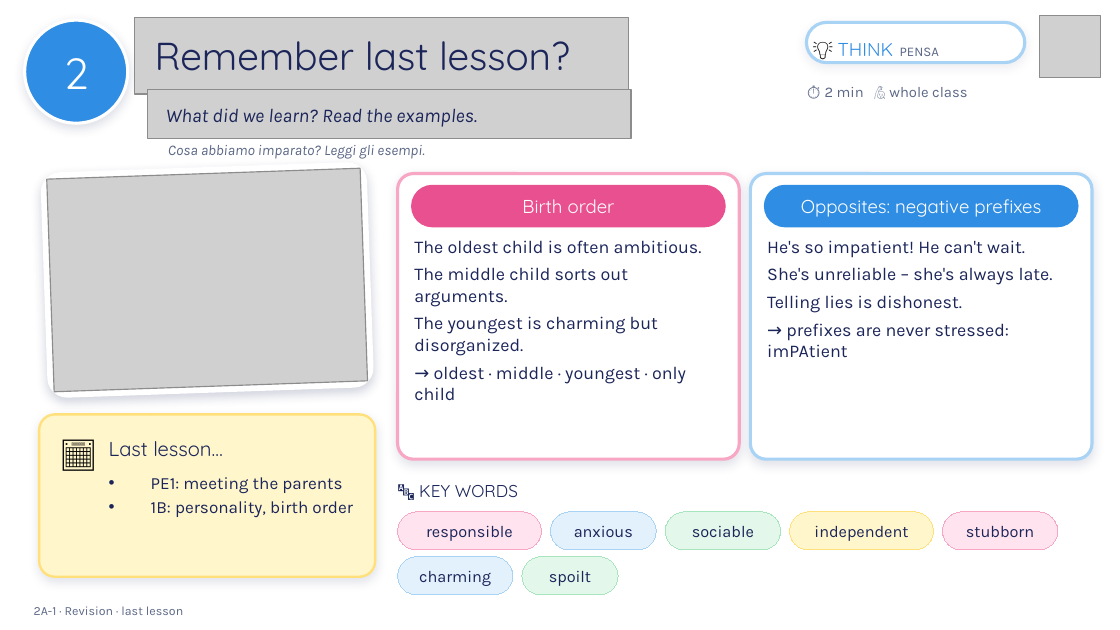
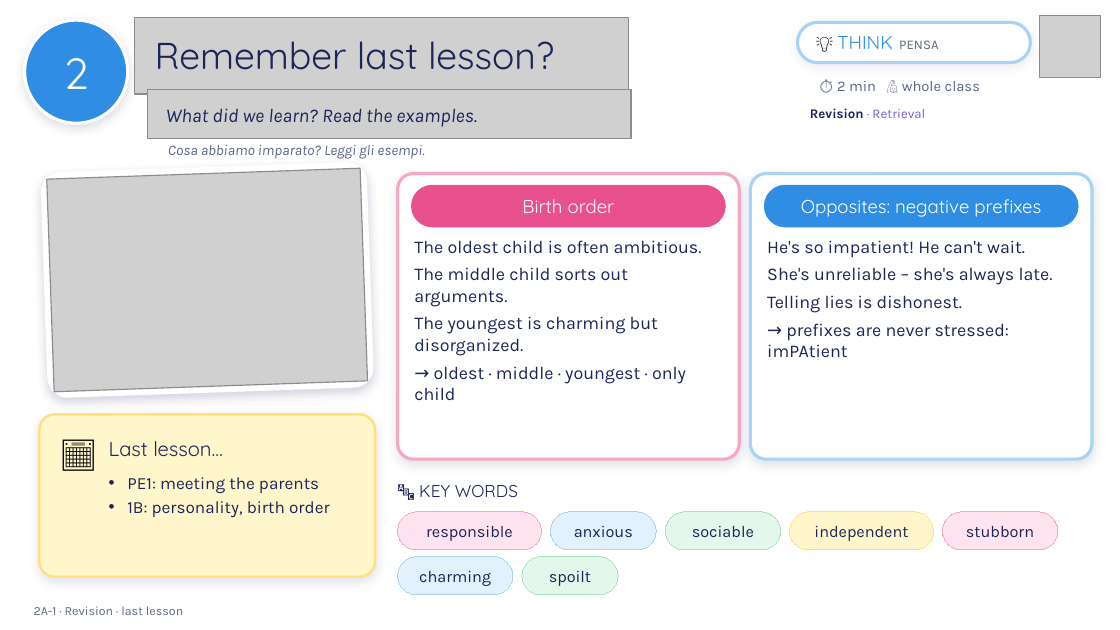
Before and after one commit to londonlanguageschool/Bagheria-, a slide deck: slide 2 of materials/B1/B1_2A-1_Spending_money.pptx. Drawn at 1120x630 pixels with LibreOffice and Linux fonts; fonts in the diff are those of the drawing; grey boxes stand for pictures; background and template pictures are left out. Boxes give left, top, right and bottom in pixels: in the first picture for what was removed or moved away, otherwise in the second. Text is boxed around its words. In the diff, an @@ line names an element or a change of style, - is before the commit and + after.

```diff
--- a/materials/B1/B1_2A-1_Spending_money.pptx
+++ b/materials/B1/B1_2A-1_Spending_money.pptx
@@ text "Remember last lesson?" at bbox=[155, 41, 554, 70]: size 25 to 24 pt @@
@@ rounded rectangle "💡 THINK PENSA": place and size @@
-rounded rectangle "💡 THINK PENSA" at bbox=[806, 22, 1025, 63]
+rounded rectangle "💡 THINK PENSA" at bbox=[797, 22, 1030, 63]
@@ rounded rectangle "💡 THINK PENSA" at bbox=[797, 22, 1030, 63]: size 13 to 11 pt in "💡" @@
@@ text "⏱ 2 min 🙋 whole ...": place and size @@
-text "⏱ 2 min 🙋 whole ..." at bbox=[825, 87, 967, 97]
+text "⏱ 2 min 🙋 whole ..." at bbox=[837, 81, 980, 91]
@@ text added at bbox=[810, 108, 925, 118], 8.5 pt, text #7B5CD6 @@
+Revision · Retrieval
@@ text "PE1: meeting the parents" at bbox=[127, 477, 330, 517]: indent changed @@
```
Also in this commit, not shown: 22 other slides changed, 31 other files.
